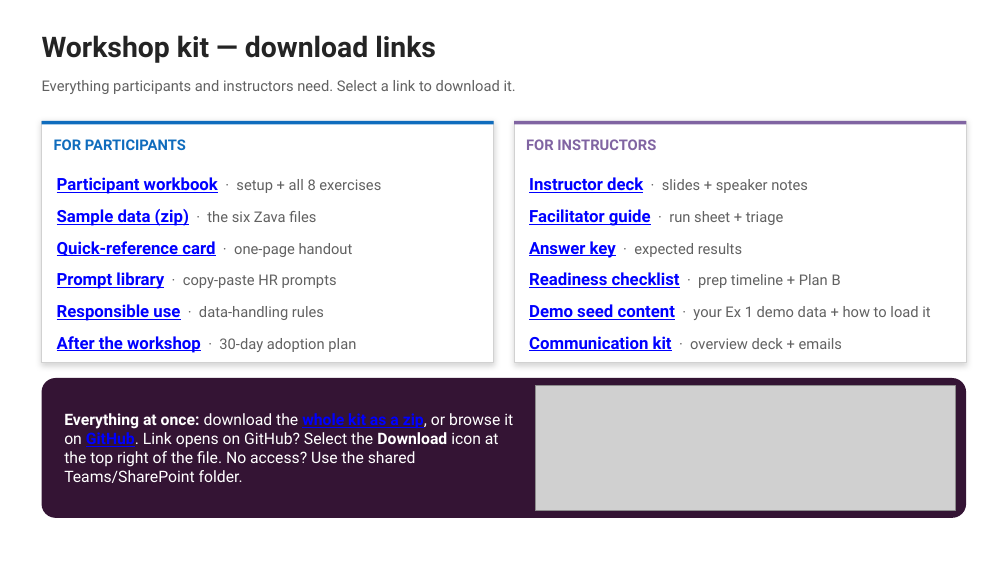
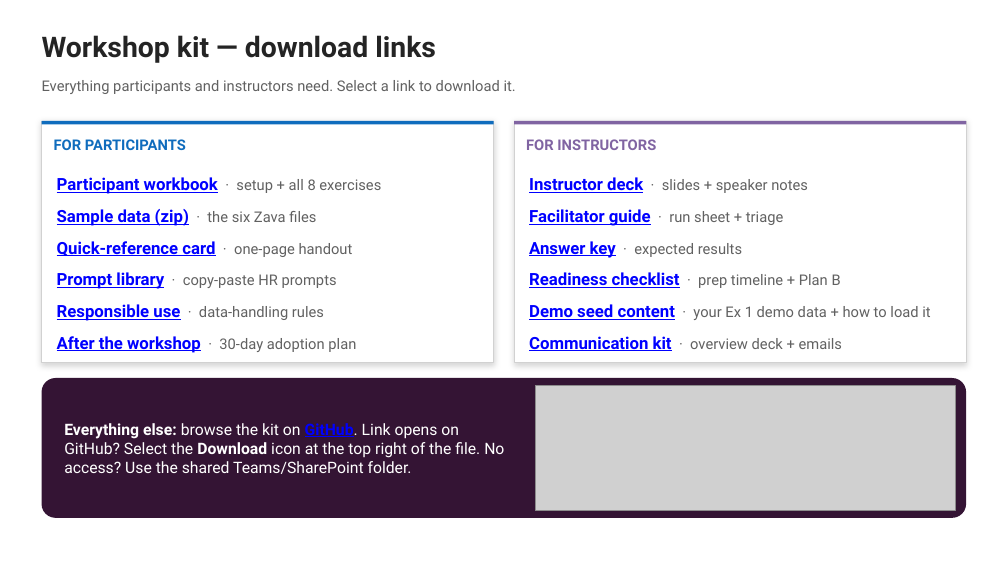
Before and after one commit to ragage/ai_hr_cowork_workshop, a slide deck: slide 9 of instructor/instructor-deck.pptx. Drawn at 1008x567 pixels with LibreOffice and Linux fonts; fonts in the diff are those of the drawing; grey boxes stand for pictures. Boxes give left, top, right and bottom in pixels: in the first picture for what was removed or moved away, otherwise in the second. Text is boxed around its words. In the diff, an @@ line names an element or a change of style, - is before the commit and + after.

```diff
--- a/instructor/instructor-deck.pptx
+++ b/instructor/instructor-deck.pptx
@@ text at [64, 423, 504, 474]: text changed @@
-Everything at once: download the whole kit as a zip, or browse it on GitHub. Link opens on GitHub? Select the Download icon at the top right of the file. No access? Use the shared Teams/SharePoint folder.
+Everything else: browse the kit on GitHub. Link opens on GitHub? Select the Download icon at the top right of the file. No access? Use the shared Teams/SharePoint folder.
```
Also in this commit, not shown: 27 other slides changed, 2 slides removed, 33 other files.
